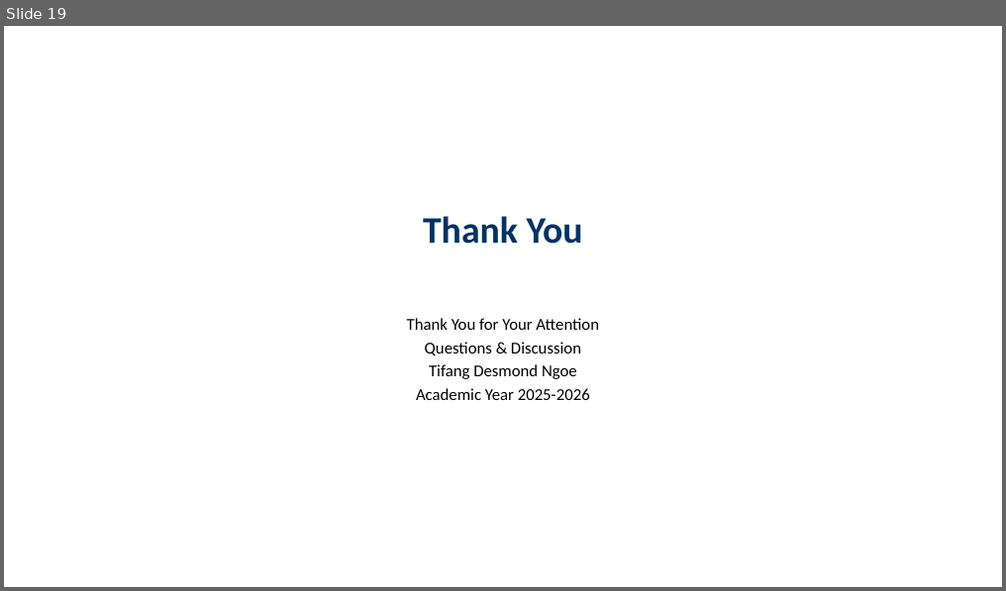
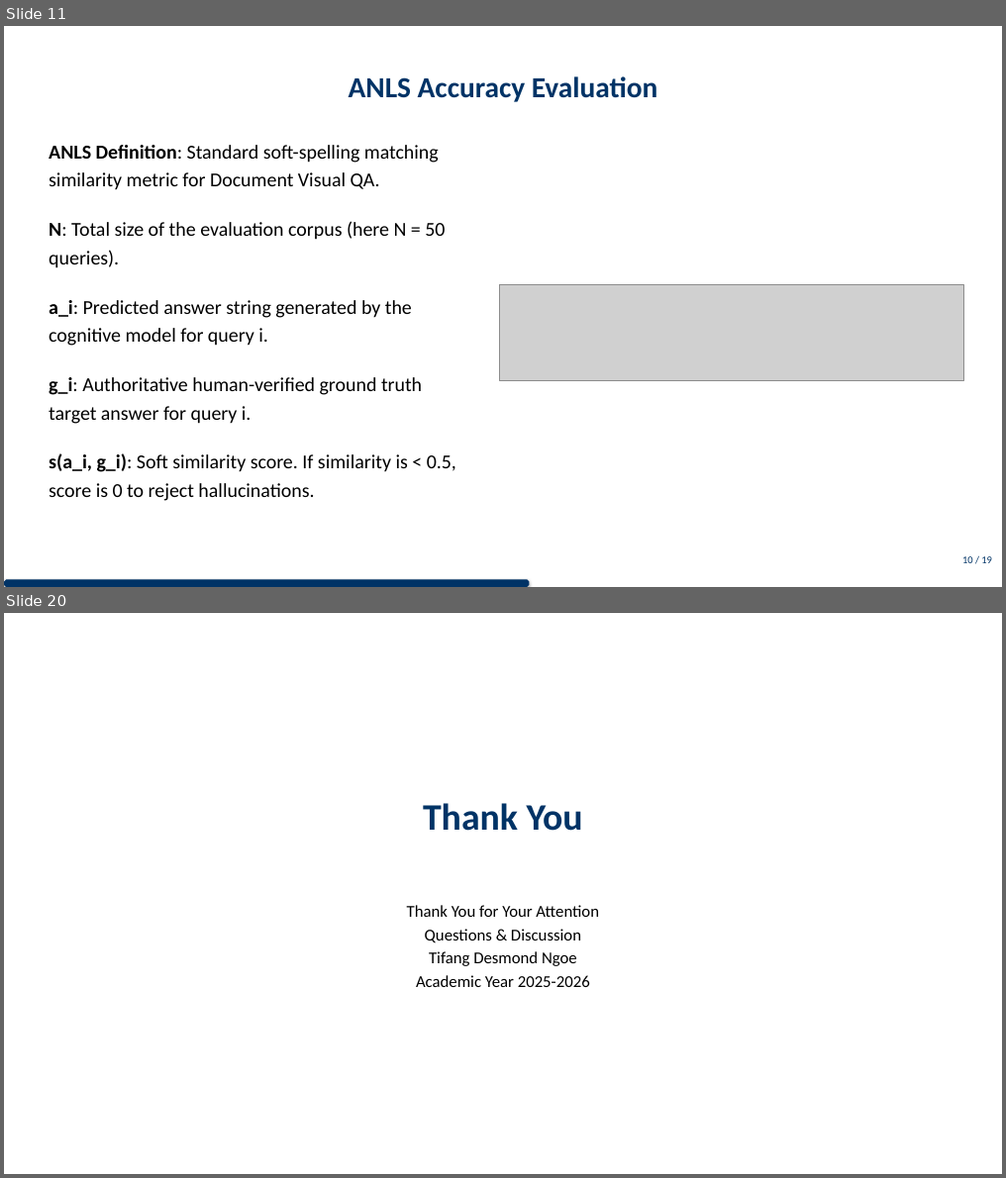
Before and after one commit to DESMOND135/DOCVQA-RAG-PERCEPTION-BENCHMARK, a slide deck: THESIS/presentation/presentation.pptx. Shown one above the other, each under a label of ours: slide 19 before the commit, slides 11 and 20 after it; the slides between them are not shown. The pictures are 1006x591 and 1006x1178 pixels, drawn with LibreOffice and Linux fonts; fonts in the diff are those of the drawing; grey boxes stand for pictures. Boxes give left, top, right and bottom in pixels: in the first picture for what was removed or moved away, otherwise in the second. Text is boxed around its words. In the diff, an @@ line names an element or a change of style, - is before the commit and + after.

Commit message:
docs(presentation): split evaluation metrics into two spacious slides to avoid layout overlap

```diff
--- a/THESIS/presentation/presentation.pptx
+++ b/THESIS/presentation/presentation.pptx
@@ slide 11 added at (4,26,1002,587), background #FFFFFF @@
@@ title added at (349,76,657,102), 28 pt, text #003366, bold @@
+ANLS Accuracy Evaluation
@@ text added at (49,145,456,501), 19 pt, text #000000 @@
+ANLS Definition: Standard soft-spelling matching similarity metric for Document Visual QA.
+N: Total size of the evaluation corpus (here N = 50 queries).
+a_i: Predicted answer string generated by the cognitive model for query i.
+g_i: Authoritative human-verified ground truth target answer for query i.
+s(a_i, g_i): Soft similarity score. If similarity is < 0.5, score is 0 to reject hallucinations.
@@ picture added at (500,285,963,380) @@
@@ text added at (962,557,992,564), 10 pt, text #003366 @@
+10 / 19
@@ octagon added at (4,580,530,587), fill #003366 @@
@@ what was slide 19 is now slide 20 @@
```
Also in this commit, not shown: 17 slides changed, 2 other files.
